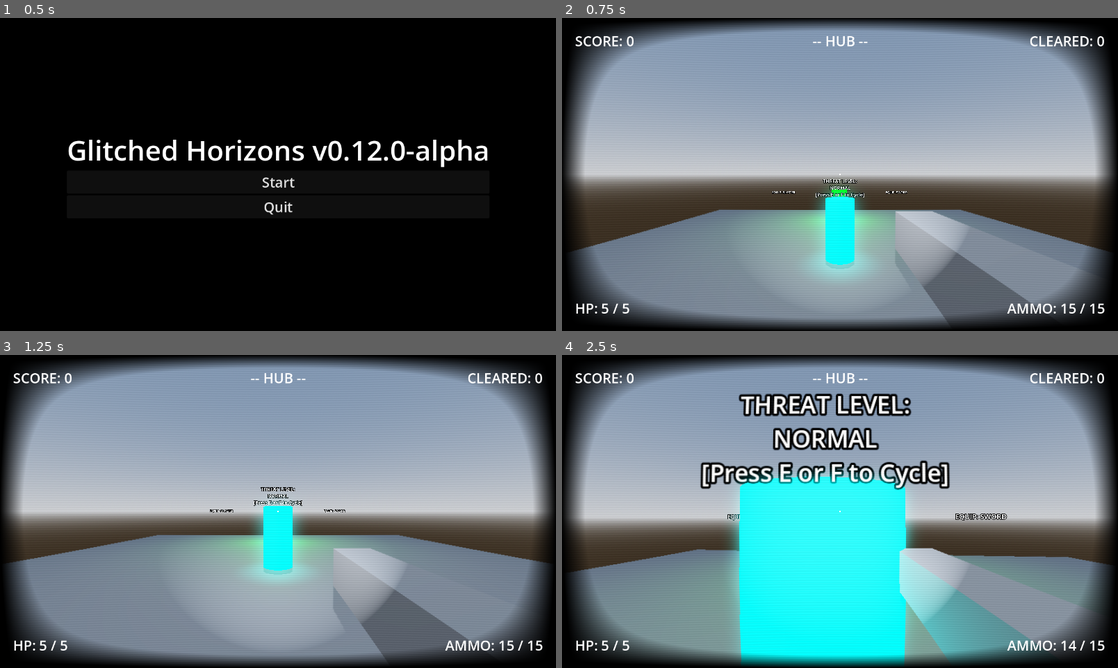
Above: before the commit, frames 1-4 (two rows, left to right).
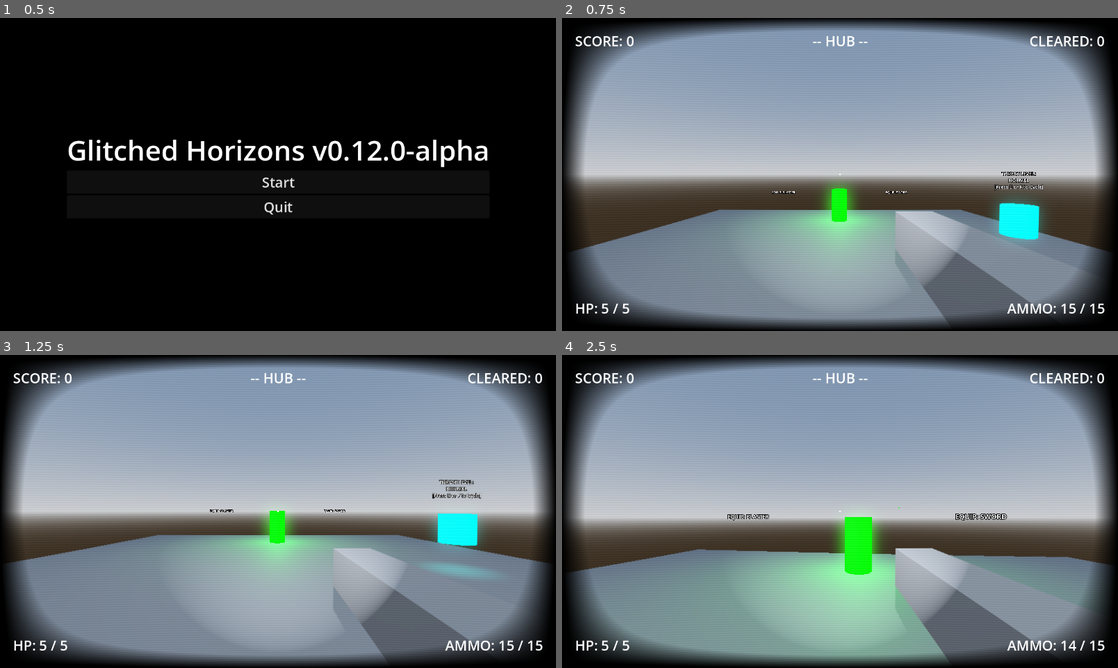
Above: after the commit, the same moments.

Repository: EnderiousGaming/R0-0TRoguelike
Game: Godot game, scene res://scenes/main_menu.tscn
Same seed, same stepped clock (60 frames per second), same inputs: the game is played once before the commit and once after it.
Inputs (mouse positions are in pixels of both pictures, inside the frame that each line leads up to):
- Up to frame 1 (0.5 s): no input
- Up to frame 2 (0.75 s): click "Start" at 0.5 s
- Up to frame 3 (1.25 s): no input
- Up to frame 4 (2.5 s): move the mouse to (867, 511) at 1.27 s; hold W (move_forward) from 1.28 s (still down); right-click (867, 511) at 1.35 s; click (867, 511) at 1.42 s; tap Space (jump) at 1.52, 2.27 s; move the mouse to (812, 511) at 2.02 s; tap E (interact) at 2.1 s

Frame 1 is identical in both runs. In frame 2, 3.2% of the frame differs, in the area x 45-87%, y 49-83%; in frame 3, 3.2%; in frame 4, 27%, in the area x 24-86%, y 12-100%.

Commit message:
Fixed game crashing bug in artillery enemy script

Diff:
--- a/scenes/hub.tscn
+++ b/scenes/hub.tscn
@@ -23,7 +23,7 @@
 [sub_resource type="BoxShape3D" id="BoxShape3D_7wvbm"]
 
 [sub_resource type="BoxShape3D" id="BoxShape3D_bfqb0"]
-size = Vector3(1.5, 2.5, 1.5)
+size = Vector3(2.5, 2.5, 2.5)
 
 [sub_resource type="StandardMaterial3D" id="StandardMaterial3D_bfqb0"]
 albedo_color = Color(0, 1, 1, 1)
@@ -33,6 +33,7 @@
 
 [sub_resource type="CylinderMesh" id="CylinderMesh_hlsmc"]
 material = SubResource("StandardMaterial3D_bfqb0")
+height = 1.0
 
 [node name="Hub" type="Node3D" unique_id=320873723]
 script = ExtResource("1_w6xti")
@@ -82,10 +83,12 @@
 text = "EQUIP: SWORD"
 
 [node name="DifficultyTerminal" type="Area3D" parent="." unique_id=87924488]
+transform = Transform3D(1, 0, 0, 0, 1, 0, 0, 0, 1, 6, 0.25, 0)
+collision_mask = 7
 script = ExtResource("6_hlsmc")
 
 [node name="CollisionShape3D" type="CollisionShape3D" parent="DifficultyTerminal" unique_id=971070135]
-transform = Transform3D(1, 0, 0, 0, 1, 0, 0, 0, 1, 0, 1.5, 0)
+transform = Transform3D(2, 0, 0, 0, 2, 0, 0, 0, 2, 0, 1.5, 0)
 shape = SubResource("BoxShape3D_bfqb0")
 
 [node name="MeshInstance3D" type="MeshInstance3D" parent="DifficultyTerminal" unique_id=1487993991]
@@ -104,3 +107,5 @@
 
 [connection signal="body_entered" from="BlasterRack" to="BlasterRack" method="_on_body_entered"]
 [connection signal="body_entered" from="SwordRack" to="SwordRack" method="_on_body_entered"]
+[connection signal="body_entered" from="DifficultyTerminal" to="DifficultyTerminal" method="_on_body_entered"]
+[connection signal="body_exited" from="DifficultyTerminal" to="DifficultyTerminal" method="_on_body_exited"]
--- a/scripts/artillery_enemy.gd
+++ b/scripts/artillery_enemy.gd
@@ -35,8 +35,11 @@
 
 	speed = base_speed * RunManager.DIFF_SPEED[diff]
 
-	# IF THIS IS AN ARTILLERY ENEMY, adjust the timer limit:
-	fire_cooldown_max = base_fire_cooldown * RunManager.DIFF_FIRE_RATE[diff]
+	# Grab the Timer node and scale its wait_time!
+	# (Make sure "Timer" matches the actual name of the node in your scene tree)
+	var fire_timer = $Timer
+	if fire_timer:
+		fire_timer.wait_time = base_fire_cooldown * RunManager.DIFF_FIRE_RATE[diff]
 
 func _physics_process(delta):
 	# 1. Apply Gravity
--- a/scripts/boss.gd
+++ b/scripts/boss.gd
@@ -172,6 +172,8 @@
 	drop_instance.point_value = 5000
 
 	RunManager.enemies_defeated_this_room += 1
+	RunManager.bosses_purged += 1
+	SaveManager.bosses_purged += 1
 
 	# Use call_deferred to safely add it to the world, just like we did with Aureus
 	get_parent().call_deferred("add_child", drop_instance)
